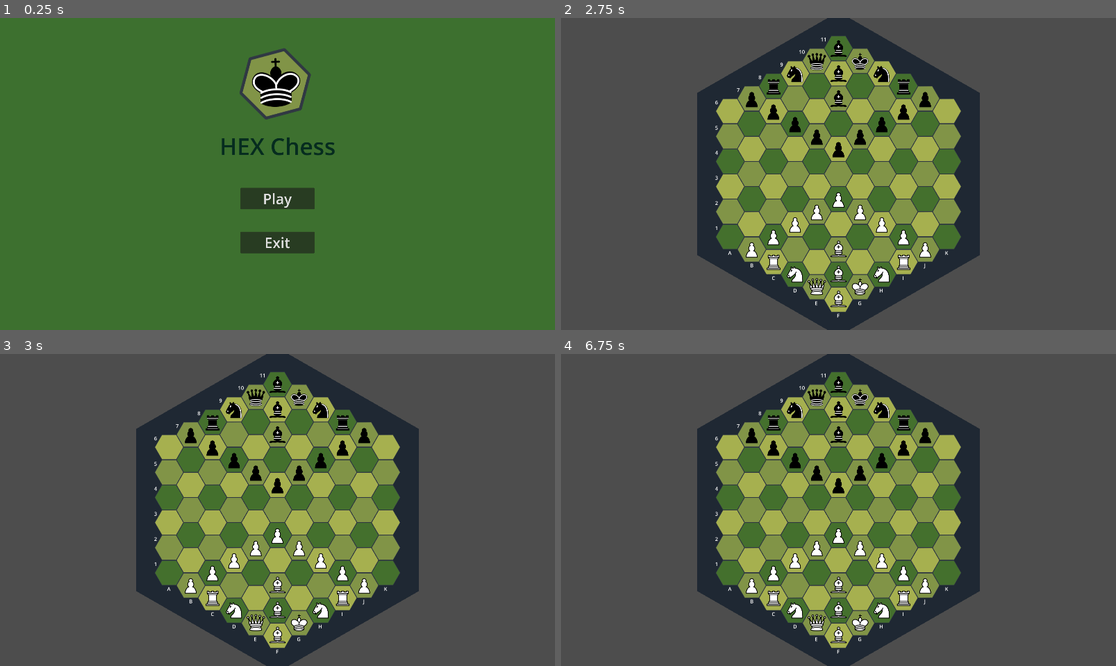
Above: before the commit, frames 1-4 (two rows, left to right).
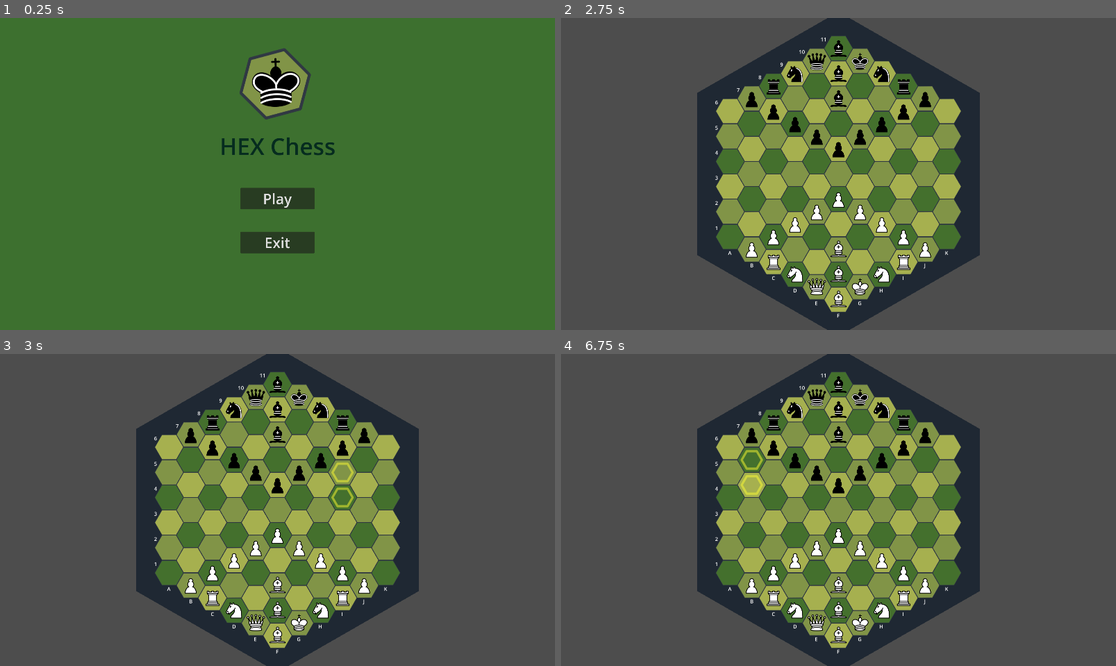
Above: after the commit, the same moments.

Repository: JanBezler/Hex_Chess
Game: Godot game, scene res://assets/scenes/main_menu.tscn
Two runs of this game, one before a commit and one after it. Both use one fixed random seed, a clock stepped at 60 frames per second and the inputs below.
Inputs (mouse positions are in pixels of both pictures, inside the frame that each line leads up to):
- Up to frame 1 (0.25 s): no input
- Up to frame 2 (2.75 s): click "Play" at 0.5 s; tap Enter at 1.25 s; move the mouse to (960, 158) at 1.27 s; click (960, 158) at 1.35 s; tap Space at 2 s; move the mouse to (727, 189) at 2.02 s; click (727, 189) at 2.1 s
- Up to frame 3 (3 s): tap Enter at 2.75 s; move the mouse to (333, 441) at 2.77 s; click (333, 441) at 2.85 s
- Up to frame 4 (6.75 s): tap Space at 3.5, 5 s; move the mouse to (810, 572) at 3.52 s; click (810, 572) at 3.6 s; tap Enter at 4.25 s; move the mouse to (1005, 556) at 4.27 s; click (1005, 556) at 4.35 s; move the mouse to (672, 463) at 5.02 s; click (672, 463) at 5.1 s; move the mouse to (866, 510) at 5.77 s; click (866, 510) at 5.85 s; move the mouse to (755, 432) at 6.52 s; click (755, 432) at 6.6 s

Frames 1-2 are identical in both runs. In frame 3, 0.2% of the frame differs, in the area x 59-64%, y 34-50%; in frame 4, 0.2%.

Commit message:
add basic showing possible moves

Diff:
--- a/assets/scripts/figures.gd
+++ b/assets/scripts/figures.gd
@@ -45,7 +45,7 @@
 	line.add_point(Vector2(-radius/2, height))
 	line.add_point(Vector2(0, height))
 	line.translate(coords)
-	line.default_color = Color(0.596078, 0.984314, 0.596078, 0.5)
+	line.default_color = Color(0.996078, 0.984314, 0.196078, 0.5)
 	line.width = 20
 	line.texture = line_texture
 	line.texture_mode = Line2D.LINE_TEXTURE_STRETCH
--- a/assets/scripts/game_state.gd
+++ b/assets/scripts/game_state.gd
@@ -17,9 +17,27 @@
 
 var figure_sprites_parent := Node2D.new()
 var marker_sprites_parent := Node2D.new()
+var checked_field := ""
+var showed_markers := []
 
 func _ready():
 	draw_figures()
+
+func _process(_delta):
+	if Input.is_action_just_pressed("mouse_left"):
+		var mouse_position := get_viewport().get_camera_2d().get_global_mouse_position()
+		var field_clicked =  $"../Board".which_field_clicked(mouse_position)
+		if field_clicked in showed_markers:
+			print("in")
+			move_figure(checked_field, field_clicked)
+			draw_markers([])
+			draw_figures()
+			checked_field = ""
+			showed_markers = []
+		else:
+			show_possible_moves(field_clicked)
+			checked_field = field_clicked
+
 
 func draw_figures():
 	var new_sprites_parent := Node2D.new()
@@ -47,6 +65,28 @@
 	add_child(new_sprites_parent)
 	marker_sprites_parent = new_sprites_parent
 
+func show_possible_moves(from_field: String):
+	var coords_array := []
+	var figure := what_figure_at(from_field)
+	if !from_field.is_empty() and !figure.is_empty():
+		if figure[1] == "P":
+			showed_markers = pawn_possible_moves(from_field)
+		elif figure[1] == "R":
+			showed_markers = rook_possible_moves(from_field)
+		elif figure[1] == "B":
+			showed_markers = bishop_possible_moves(from_field)
+		elif figure[1] == "K":
+			showed_markers = knight_possible_moves(from_field)
+		elif figure[1] == "Q":
+			showed_markers = queen_possible_moves(from_field)
+		elif figure[1] == "G":
+			showed_markers = king_possible_moves(from_field)
+
+	for marker in showed_markers:
+		coords_array.append($"../Board".get_field_position(marker))
+
+	draw_markers(coords_array)
+
 func move_figure(current: String, destination: String):
 	var c_kv = Utils.to_kv(current)
 	var d_kv = Utils.to_kv(destination)
@@ -54,5 +94,255 @@
 	state_table[c_kv[1]][c_kv[0]]  = ""
 
 func what_figure_at(field: String) -> String:
+	if field.is_empty():
+		return ""
 	var position := Utils.to_kv(field)
 	return state_table[position[1]][position[0]]
+
+func can_move_to(str_pos: String, str_dest: String) -> bool:
+	var fig1 = what_figure_at(str_pos)
+	var fig2 = what_figure_at(str_dest)
+	if !fig2.is_empty():
+		if Utils.is_black(fig1) and Utils.is_black(fig2):
+			return false
+		elif !Utils.is_black(fig1) and !Utils.is_black(fig2):
+			return false
+	return true
+
+func is_enemy_at(str_pos: String, str_dest: String) -> bool:
+	var fig1 = what_figure_at(str_pos)
+	var fig2 = what_figure_at(str_dest)
+	if !fig2.is_empty():
+		if Utils.is_black(fig1) and !Utils.is_black(fig2):
+			return true
+		elif !Utils.is_black(fig1) and Utils.is_black(fig2):
+			return true
+	return false
+
+
+func pawn_possible_moves(str_pos: String) -> Array:
+	var possible_fields := []
+	var starting_white := ["B1", "C2", "D3", "E4", "F5", "G5", "H5", "I5", "J5"]
+	var starting_black := ["B7", "C7", "D7", "E7", "F7", "G8", "H9", "I10", "J11"]
+	var is_black := Utils.is_black(what_figure_at(str_pos))
+
+	if is_black:
+		var next = Utils.field_down_right(str_pos)
+		if !next.is_empty() and is_enemy_at(str_pos, next):
+			possible_fields.append(next)
+		next = Utils.field_down_left(str_pos)
+		if !next.is_empty() and is_enemy_at(str_pos, next):
+			possible_fields.append(next)
+		next = Utils.field_down(str_pos)
+		if what_figure_at(next).is_empty():
+			possible_fields.append(next)
+			if str_pos in starting_black:
+				next = Utils.field_down(next)
+				if what_figure_at(next).is_empty():
+					possible_fields.append(next)
+
+	else:
+		var next = Utils.field_up_right(str_pos)
+		if !next.is_empty() and is_enemy_at(str_pos, next):
+			possible_fields.append(next)
+		next = Utils.field_up_left(str_pos)
+		if !next.is_empty() and is_enemy_at(str_pos, next):
+			possible_fields.append(next)
+		next = Utils.field_up(str_pos)
+		if what_figure_at(next).is_empty():
+			possible_fields.append(next)
+			if  str_pos in starting_white:
+				next = Utils.field_up(next)
+				if what_figure_at(next).is_empty():
+					possible_fields.append(next)
+
+	return possible_fields
+
+func knight_possible_moves(str_pos: String) -> Array:
+	var possible_fields := []
+
+	var next = Utils.field_diag_right(str_pos)
+	if !next.is_empty():
+		var temp = Utils.field_up_right(next)
+		if !temp.is_empty() and can_move_to(str_pos, temp):
+			possible_fields.append(temp)
+		temp = Utils.field_down_right(next)
+		if !temp.is_empty() and can_move_to(str_pos, temp):
+			possible_fields.append(temp)
+	next = Utils.field_diag_down_right(str_pos)
+	if !next.is_empty():
+		var temp = Utils.field_down(next)
+		if !temp.is_empty() and can_move_to(str_pos, temp):
+			possible_fields.append(temp)
+		temp = Utils.field_down_right(next)
+		if !temp.is_empty() and can_move_to(str_pos, temp):
+			possible_fields.append(temp)
+	next = Utils.field_diag_down_left(str_pos)
+	if !next.is_empty():
+		var temp = Utils.field_down(next)
+		if !temp.is_empty() and can_move_to(str_pos, temp):
+			possible_fields.append(temp)
+		temp = Utils.field_down_left(next)
+		if !temp.is_empty() and can_move_to(str_pos, temp):
+			possible_fields.append(temp)
+	next = Utils.field_diag_left(str_pos)
+	if !next.is_empty():
+		var temp = Utils.field_up_left(next)
+		if !temp.is_empty() and can_move_to(str_pos, temp):
+			possible_fields.append(temp)
+		temp = Utils.field_down_left(next)
+		if !temp.is_empty() and can_move_to(str_pos, temp):
+			possible_fields.append(temp)
+	next = Utils.field_diag_up_left(str_pos)
+	if !next.is_empty():
+		var temp = Utils.field_up(next)
+		if !temp.is_empty() and can_move_to(str_pos, temp):
+			possible_fields.append(temp)
+		temp = Utils.field_up_left(next)
+		if !temp.is_empty() and can_move_to(str_pos, temp):
+			possible_fields.append(temp)
+	next = Utils.field_diag_up_right(str_pos)
+	if !next.is_empty():
+		var temp = Utils.field_up(next)
+		if !temp.is_empty() and can_move_to(str_pos, temp):
+			possible_fields.append(temp)
+		temp = Utils.field_up_right(next)
+		if !temp.is_empty() and can_move_to(str_pos, temp):
+			possible_fields.append(temp)
+
+
+	return possible_fields
+
+func rook_possible_moves(str_pos: String) -> Array:
+	var possible_fields := []
+
+	var next = Utils.field_up(str_pos)
+	while !next.is_empty() and can_move_to(str_pos, next):
+		possible_fields.append(next)
+		if is_enemy_at(str_pos, next):
+			break
+		next = Utils.field_up(next)
+	next = Utils.field_up_right(str_pos)
+	while !next.is_empty() and can_move_to(str_pos, next):
+		possible_fields.append(next)
+		if is_enemy_at(str_pos, next):
+			break
+		next = Utils.field_up_right(next)
+	next = Utils.field_down_right(str_pos)
+	while !next.is_empty() and can_move_to(str_pos, next):
+		possible_fields.append(next)
+		if is_enemy_at(str_pos, next):
+			break
+		next = Utils.field_down_right(next)
+	next = Utils.field_down(str_pos)
+	while !next.is_empty() and can_move_to(str_pos, next):
+		possible_fields.append(next)
+		if is_enemy_at(str_pos, next):
+			break
+		next = Utils.field_down(next)
+	next = Utils.field_down_left(str_pos)
+	while !next.is_empty() and can_move_to(str_pos, next):
+		possible_fields.append(next)
+		if is_enemy_at(str_pos, next):
+			break
+		next = Utils.field_down_left(next)
+	next = Utils.field_up_left(str_pos)
+	while !next.is_empty() and can_move_to(str_pos, next):
+		possible_fields.append(next)
+		if is_enemy_at(str_pos, next):
+			break
+		next = Utils.field_up_left(next)
+
+	return possible_fields
+
+func bishop_possible_moves(str_pos: String) -> Array:
+	var possible_fields := []
+
+	var next = Utils.field_diag_right(str_pos)
+	while !next.is_empty() and can_move_to(str_pos, next):
+		possible_fields.append(next)
+		if is_enemy_at(str_pos, next):
+			break
+		next = Utils.field_diag_right(next)
+	next = Utils.field_diag_up_right(str_pos)
+	while !next.is_empty() and can_move_to(str_pos, next):
+		possible_fields.append(next)
+		if is_enemy_at(str_pos, next):
+			break
+		next = Utils.field_diag_up_right(next)
+	next = Utils.field_diag_down_right(str_pos)
+	while !next.is_empty() and can_move_to(str_pos, next):
+		possible_fields.append(next)
+		if is_enemy_at(str_pos, next):
+			break
+		next = Utils.field_diag_down_right(next)
+	next = Utils.field_diag_left(str_pos)
+	while !next.is_empty() and can_move_to(str_pos, next):
+		possible_fields.append(next)
+		if is_enemy_at(str_pos, next):
+			break
+		next = Utils.field_diag_left(next)
+	next = Utils.field_diag_down_left(str_pos)
+	while !next.is_empty() and can_move_to(str_pos, next):
+		possible_fields.append(next)
+		if is_enemy_at(str_pos, next):
+			break
+		next = Utils.field_diag_down_left(next)
+	next = Utils.field_diag_up_left(str_pos)
+	while !next.is_empty() and can_move_to(str_pos, next):
+		possible_fields.append(next)
+		if is_enemy_at(str_pos, next):
+			break
+		next = Utils.field_diag_up_left(next)
+
+	return possible_fields
+
+func queen_possible_moves(str_pos: String) -> Array:
+	var possible_fields := []
+
+	possible_fields.append_array(bishop_possible_moves(str_pos))
+	possible_fields.append_array(rook_possible_moves(str_pos))
+
+	return possible_fields
+
+func king_possible_moves(str_pos: String) -> Array:
+	var possible_fields := []
+
+	var next = Utils.field_up(str_pos)
+	if !next.is_empty() and can_move_to(str_pos, next):
+		possible_fields.append(next)
+	next = Utils.field_up_right(str_pos)
+	if !next.is_empty() and can_move_to(str_pos, next):
+		possible_fields.append(next)
+	next = Utils.field_down_right(str_pos)
+	if !next.is_empty() and can_move_to(str_pos, next):
+		possible_fields.append(next)
+	next = Utils.field_down(str_pos)
+	if !next.is_empty() and can_move_to(str_pos, next):
+		possible_fields.append(next)
+	next = Utils.field_down_left(str_pos)
+	if !next.is_empty() and can_move_to(str_pos, next):
+		possible_fields.append(next)
+	next = Utils.field_up_left(str_pos)
+	if !next.is_empty() and can_move_to(str_pos, next):
+		possible_fields.append(next)
+	next = Utils.field_diag_right(str_pos)
+	if !next.is_empty() and can_move_to(str_pos, next):
+		possible_fields.append(next)
+	next = Utils.field_diag_up_right(str_pos)
+	if !next.is_empty() and can_move_to(str_pos, next):
+		possible_fields.append(next)
+	next = Utils.field_diag_down_right(str_pos)
+	if !next.is_empty() and can_move_to(str_pos, next):
+		possible_fields.append(next)
+	next = Utils.field_diag_left(str_pos)
+	if !next.is_empty() and can_move_to(str_pos, next):
+		possible_fields.append(next)
+	next = Utils.field_diag_down_left(str_pos)
+	if !next.is_empty() and can_move_to(str_pos, next):
+		possible_fields.append(next)
+	next = Utils.field_diag_up_left(str_pos)
+	if !next.is_empty() and can_move_to(str_pos, next):
+		possible_fields.append(next)
+
+	return possible_fields
--- a/assets/scripts/utils.gd
+++ b/assets/scripts/utils.gd
@@ -65,3 +65,28 @@
 static func field_down_left(field: String) -> String:
 	var kv := to_kv(field)
 	return return_existing(char_down(kv[0]) + str(kv[1]))
+
+
+static func field_diag_right(field: String) -> String:
+	var kv := to_kv(field)
+	return return_existing(char_up(char_up(kv[0])) + str(kv[1] + 2))
+
+static func field_diag_up_right(field: String) -> String:
+	var kv := to_kv(field)
+	return return_existing(char_up(kv[0]) + str(kv[1] + 3))
+
+static func field_diag_up_left(field: String) -> String:
+	var kv := to_kv(field)
+	return return_existing(char_down(kv[0]) + str(kv[1] + 2))
+
+static func field_diag_left(field: String) -> String:
+	var kv := to_kv(field)
+	return return_existing(char_down(char_down(kv[0])) + str(kv[1]))
+
+static func field_diag_down_right(field: String) -> String:
+	var kv := to_kv(field)
+	return return_existing(char_up(kv[0]) + str(kv[1]))
+
+static func field_diag_down_left(field: String) -> String:
+	var kv := to_kv(field)
+	return return_existing(char_down(kv[0]) + str(kv[1] - 1))
